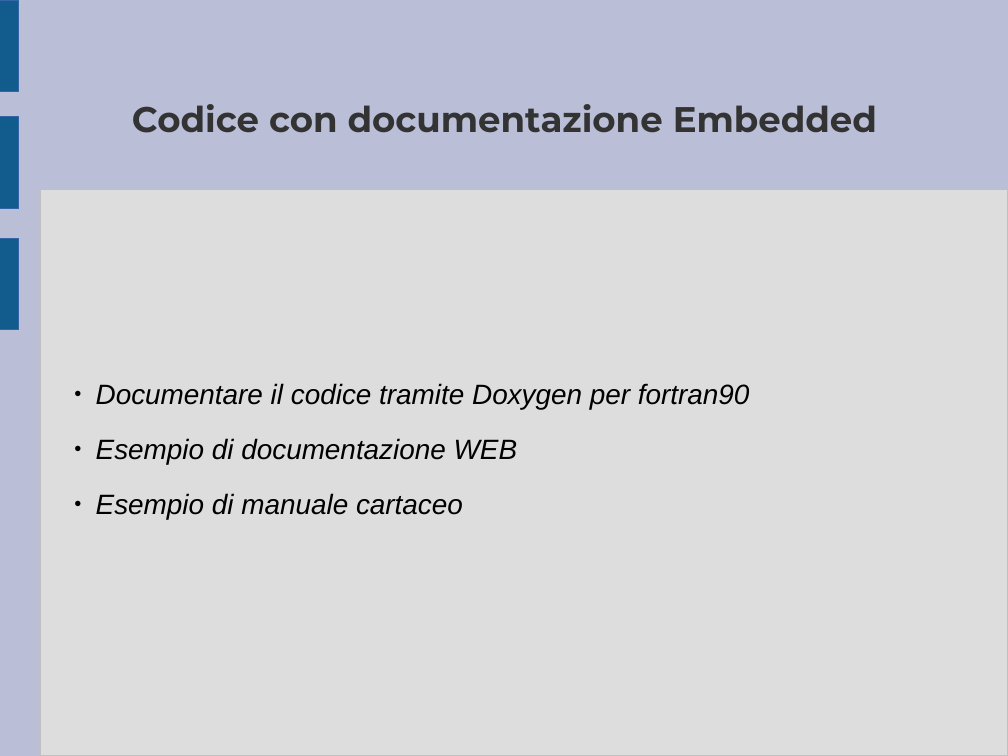
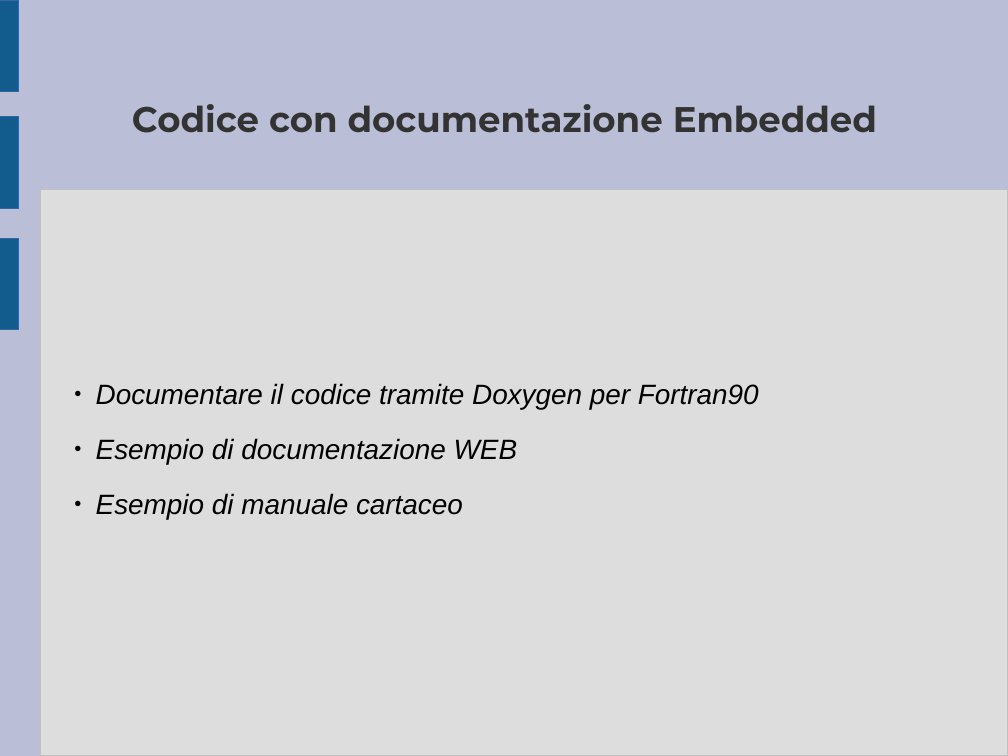
Before and after one commit to ARPA-SIMC/libsim, a slide deck: slide 12 of doc/breve_presentazione.odp. Drawn at 1008x756 pixels with LibreOffice and Linux fonts; fonts in the diff are those of the drawing. Boxes give left, top, right and bottom in pixels: in the first picture for what was removed or moved away, otherwise in the second. Text is boxed around its words. In the diff, an @@ line names an element or a change of style, - is before the commit and + after.

```diff
--- a/doc/breve_presentazione.odp
+++ b/doc/breve_presentazione.odp
@@ subtitle at [96, 383, 759, 409]: text changed @@
-● Documentare il codice tramite Doxygen per fortran90
+● Documentare il codice tramite Doxygen per Fortran90
```
Also in this commit, not shown: 7 other slides changed.
